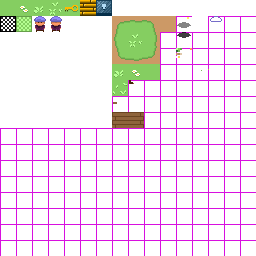
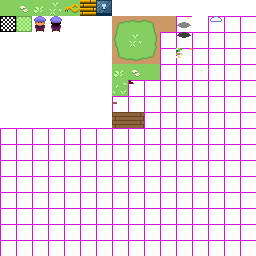
Revision of a layered 256px x 256px image; what changed, layer by layer:
painted on "Layer 4" over box(51, 4, 79, 26)
